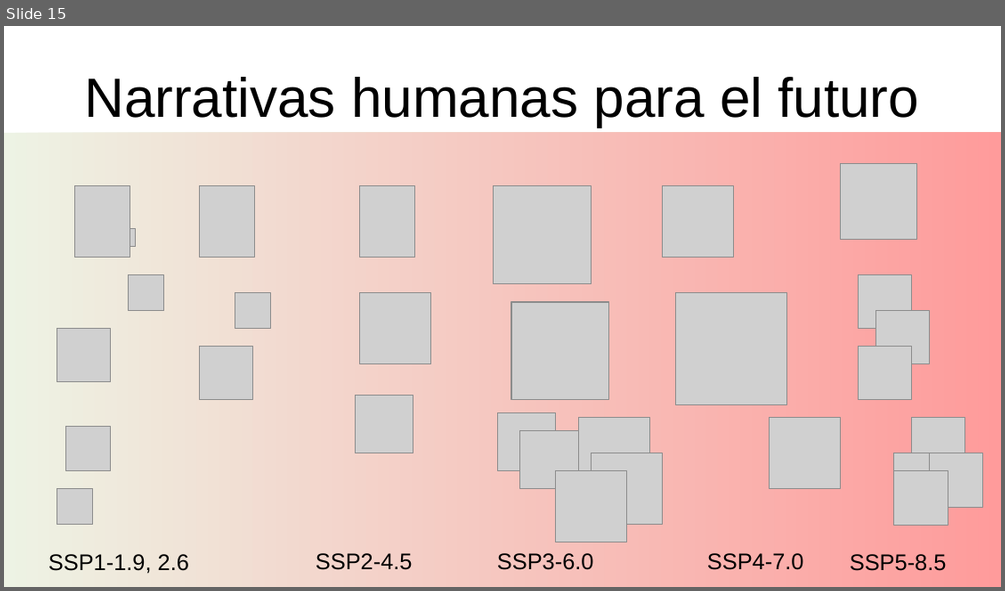
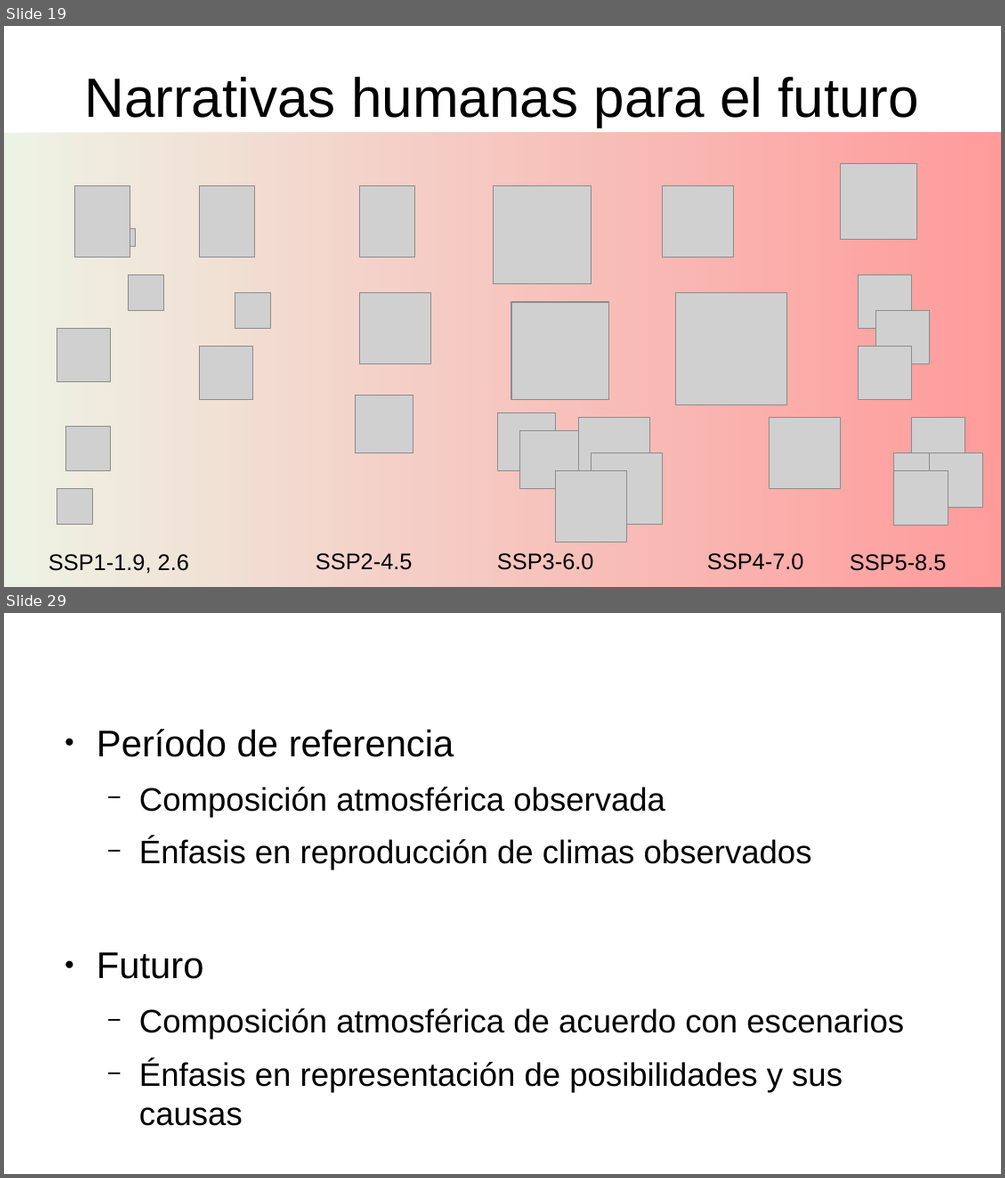
Before and after one commit to gerardommc/Ecologia-Teorica-II, a slide deck: Cambio-climatico/Escenarios.odp. Shown one above the other, each under a label of ours: slide 15 before the commit, slides 19 and 29 after it; the slides between them are not shown. The pictures are 1005x591 and 1005x1178 pixels, drawn with LibreOffice and Linux fonts; fonts in the diff are those of the drawing; grey boxes stand for pictures. Boxes give left, top, right and bottom in pixels: in the first picture for what was removed or moved away, otherwise in the second. Text is boxed around its words. In the diff, an @@ line names an element or a change of style, - is before the commit and + after.

```diff
--- a/Cambio-climatico/Escenarios.odp
+++ b/Cambio-climatico/Escenarios.odp
@@ slide 29 added at [4, 613, 1001, 1174], background #FFFFFF @@
@@ text added at [97, 729, 904, 1126], 25.9 pt, text #000000 @@
+● Período de referencia
+  − Composición atmosférica observada
+  − Énfasis en reproducción de climas observados
+● Futuro
+  − Composición atmosférica de acuerdo con escenarios
+  − Énfasis en representación de posibilidades y sus causas
@@ what was slide 15 is now slide 19 @@
```
Also in this commit, not shown: 6 slides changed, 19 other slides added, 1 slide removed, 23 other files.
